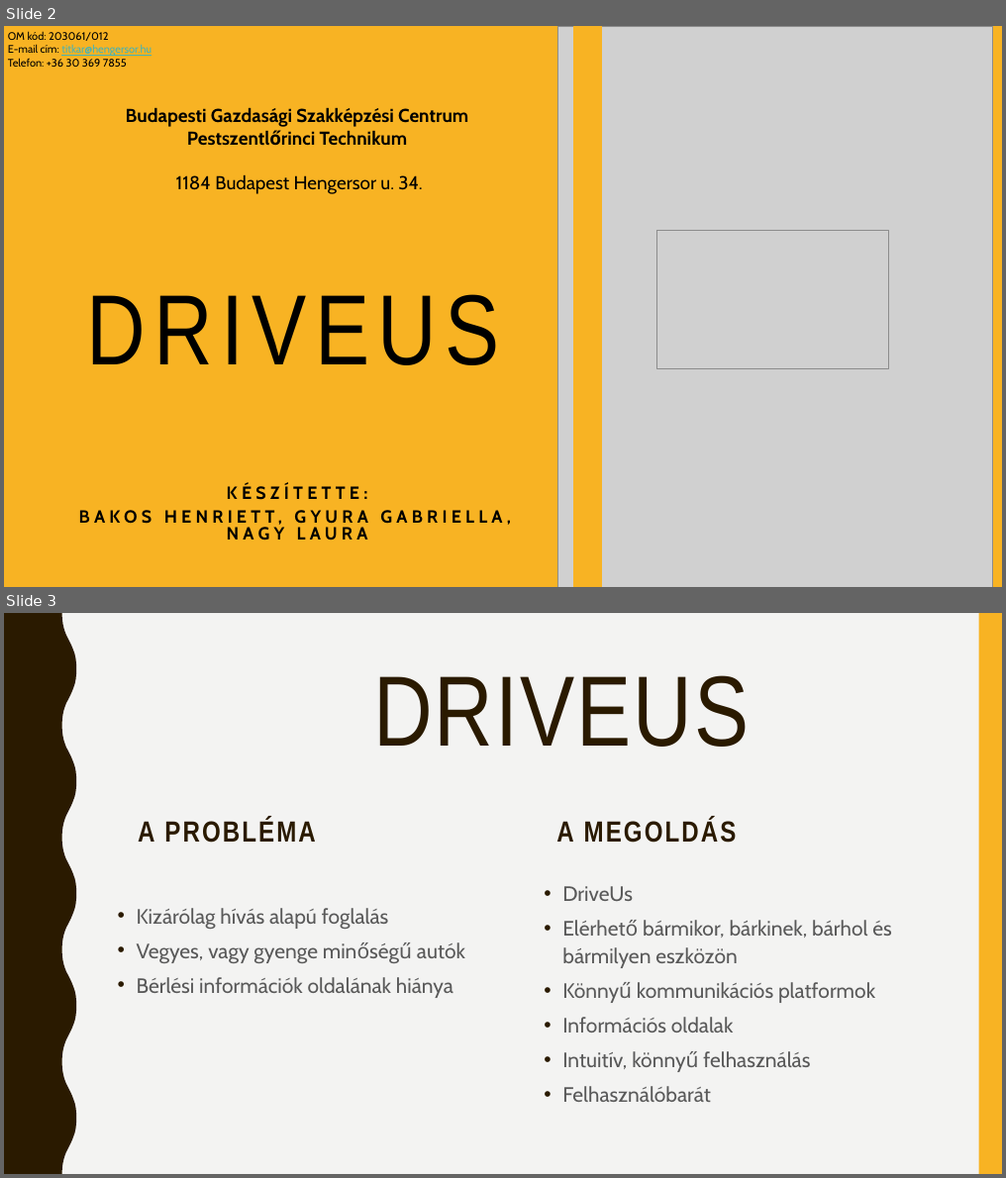
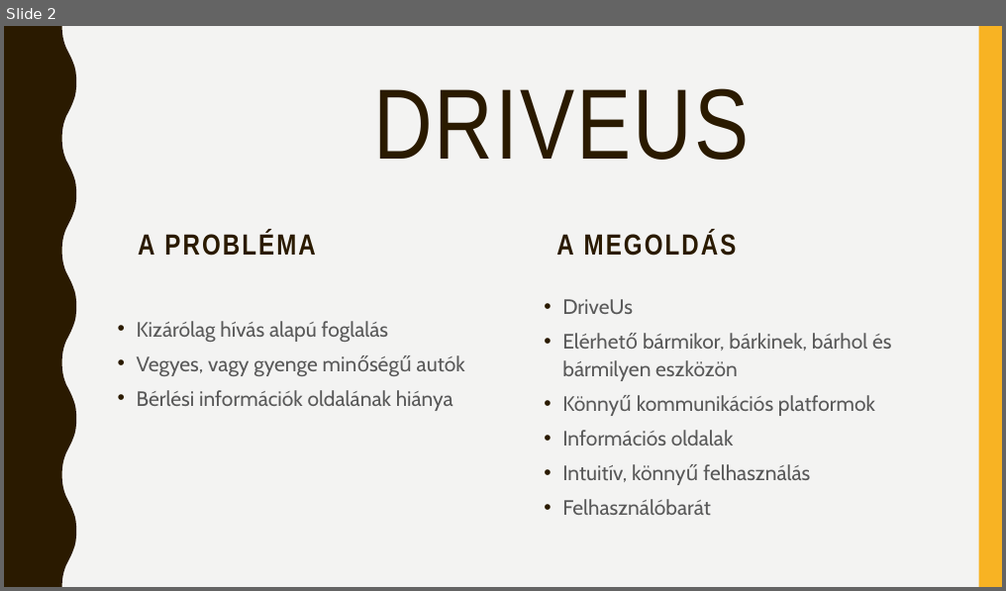
Before and after one commit to NagLau/DriveUs, a slide deck: dokumentacio, ppt/DriveUs.pptx. Shown one above the other, each under a label of ours: slides 2 and 3 before the commit, slide 2 after it. The pictures are 1006x1178 and 1006x591 pixels, drawn with LibreOffice and Linux fonts; fonts in the diff are those of the drawing; grey boxes stand for pictures. Boxes give left, top, right and bottom in pixels: in the first picture for what was removed or moved away, otherwise in the second. Text is boxed around its words. In the diff, an @@ line names an element or a change of style, - is before the commit and + after.

```diff
--- a/dokumentacio, ppt/DriveUs.pptx
+++ b/dokumentacio, ppt/DriveUs.pptx
@@ slide 2 removed at box(4, 26, 1002, 587), background #F8B323 @@
@@ rectangle removed at box(4, 26, 27, 587) @@
@@ rectangle removed at box(4, 26, 1002, 587) @@
@@ text removed at box(8, 31, 152, 67) @@
-OM kód: 203061/012
-E-mail cím: titkar@hengersor.hu
-Telefon: +36 30 369 7855
@@ freeform shape removed at box(558, 26, 991, 587) @@
@@ picture removed at box(558, 26, 992, 587) @@
@@ math minus removed at box(568, 26, 607, 573) @@
@@ math minus removed at box(568, 26, 607, 587) @@
@@ math minus removed at box(568, 40, 607, 587) @@
@@ text removed at box(126, 107, 468, 194) @@
-Budapesti Gazdasági Szakképzési Centrum Pestszentlőrinci Technikum
-1184 Budapest Hengersor u. 34.
@@ picture removed at box(656, 230, 888, 369) @@
@@ flow chart punched tape removed at box(487, 243, 520, 299) @@
@@ title removed at box(87, 294, 500, 366) @@
-DRIVEUS
@@ subtitle removed at box(79, 484, 511, 541) @@
-KÉSZÍTETTE:
-BAKOS HENRIETT, GYURA GABRIELLA, NAGY LAURA
@@ what was slide 3 is now slide 2 @@
```
Also in this commit, not shown: 8 slides changed, 1 other slide removed, 1 other file.
